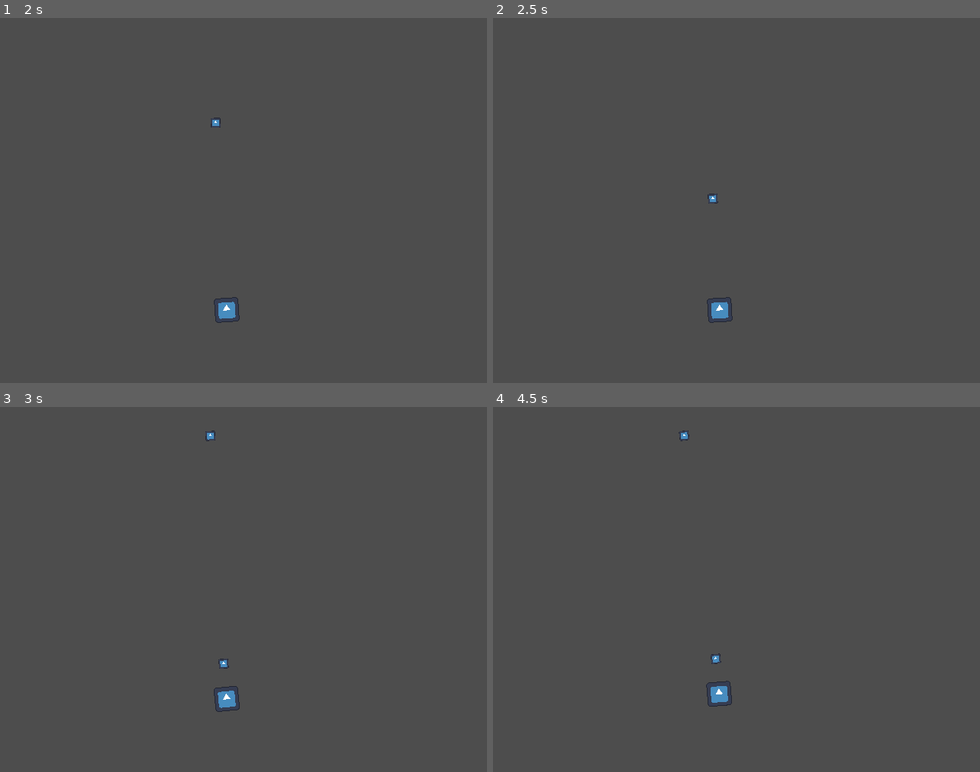
Above: before the commit, frames 1-4 (two rows, left to right).
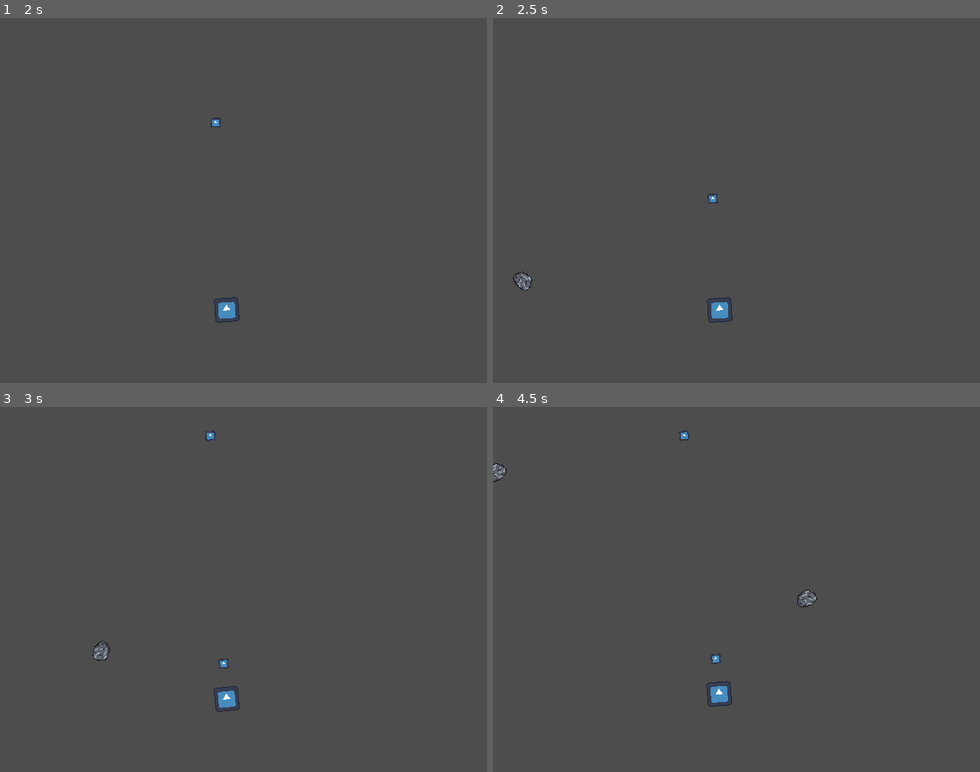
Above: after the commit, the same moments.

Repository: RageWolf/Cosmic-Order-Beginners-Jam-Winter-2024
Game: Godot game, scene res://src/asteroids.tscn
Same seed, same stepped clock (60 frames per second), same inputs: the game is played once before the commit and once after it. This scene is started directly instead of the project's main scene. The engine's default icon, where the game draws it, is replaced by a stand-in: a white triangle on a blue panel in a dark square.
Inputs:
- Up to frame 1 (2 s): tap Enter at 0.5 s; hold A (turn_right) 0.53-1.28 s; tap Space (shoot) at 0.6, 1.35 s; hold D (turn_left) from 1.28 s (still down)
- Up to frame 2 (2.5 s): release D (turn_left) at 2.03 s; hold A (turn_right) from 2.03 s (still down); tap Space (shoot) at 2.1 s
- Up to frame 3 (3 s): release A (turn_right) at 2.78 s; hold W (thrust) from 2.78 s (still down); tap Space (shoot) at 2.85 s
- Up to frame 4 (4.5 s): release W (thrust) at 3.53 s; hold D (turn_left) from 3.53 s (still down); tap Space (shoot) at 3.6, 4.35 s

Frame 1 is identical in both runs. In frame 2, 0.1% of the frame differs, in the area x 4-9%, y 69-75%; in frame 3, 0.1%; in frame 4, 0.2%, in the area x 0-67%, y 15-55%.

Commit message:
Random asteroid spawning

Diff:
--- /dev/null
+++ b/src/asteroid.gd
@@ -0,0 +1,14 @@
+extends Area2D
+class_name Asteroid
+
+@export var timer: Timer
+
+var velocity: Vector2
+var angular_velocity: float
+
+func _ready() -> void:
+	timer.timeout.connect(queue_free)
+
+func _process(delta: float) -> void:
+	position += velocity * delta
+	rotation += angular_velocity * delta
--- /dev/null
+++ b/src/asteroid.tscn
@@ -0,0 +1,21 @@
+[gd_scene load_steps=4 format=3 uid="uid://165e4hs8gjsx"]
+
+[ext_resource type="Texture2D" uid="uid://dehnl6dmt7tt1" path="res://PNG/asteroïd big.png" id="1_ixs4q"]
+[ext_resource type="Script" path="res://src/asteroid.gd" id="1_syfsk"]
+
+[sub_resource type="CircleShape2D" id="CircleShape2D_cbyjc"]
+radius = 9.0
+
+[node name="Asteroid" type="Area2D" node_paths=PackedStringArray("timer")]
+script = ExtResource("1_syfsk")
+timer = NodePath("MaxLifeTime")
+
+[node name="Sprite2D" type="Sprite2D" parent="."]
+texture = ExtResource("1_ixs4q")
+
+[node name="CollisionShape2D" type="CollisionShape2D" parent="."]
+shape = SubResource("CircleShape2D_cbyjc")
+
+[node name="MaxLifeTime" type="Timer" parent="."]
+wait_time = 30.0
+autostart = true
--- /dev/null
+++ b/src/asteroid_spawner.gd
@@ -0,0 +1,44 @@
+extends Node
+class_name AsteroidSpawner
+
+@export var asteroid_scene: PackedScene
+@export var spawn_rate: Timer
+
+@onready var viewport_size: Vector2 = get_viewport().get_visible_rect().size
+@onready var spawn_margin: float = 50.0
+
+func _ready() -> void:
+	spawn_rate.start()
+	spawn_rate.timeout.connect(on_spawn_rate_timeout)
+
+func on_spawn_rate_timeout() -> void:
+	var asteroid: Asteroid = asteroid_scene.instantiate()
+	get_parent().add_child(asteroid)
+
+	# Choose a random side (0: top, 1: right, 2: bottom, 3: left)
+	var side = randi() % 4
+	var spawn_pos = Vector2.ZERO
+
+	match side:
+		0: # Top
+			spawn_pos = Vector2(randf_range(0, viewport_size.x), -spawn_margin)
+		1: # Right
+			spawn_pos = Vector2(viewport_size.x + spawn_margin, randf_range(0, viewport_size.y))
+		2: # Bottom
+			spawn_pos = Vector2(randf_range(0, viewport_size.x), viewport_size.y + spawn_margin)
+		3: # Left
+			spawn_pos = Vector2(-spawn_margin, randf_range(0, viewport_size.y))
+
+	asteroid.position = spawn_pos
+
+	# Calculate direction towards center with some randomness
+	var direction = (viewport_size / 2 - spawn_pos).normalized()
+	direction = direction.rotated(randf_range(-PI / 4, PI / 4))
+
+	# Set random speed between 100 and 200
+	var speed = randf_range(100, 200)
+	asteroid.velocity = direction * speed
+
+	# Set random rotation
+	asteroid.rotation = randf_range(0, PI * 2)
+	asteroid.angular_velocity = randf_range(-PI, PI)
--- /dev/null
+++ b/src/asteroid_spawner.tscn
@@ -0,0 +1,12 @@
+[gd_scene load_steps=3 format=3 uid="uid://c84ynauggy08x"]
+
+[ext_resource type="Script" path="res://src/asteroid_spawner.gd" id="1_or60n"]
+[ext_resource type="PackedScene" uid="uid://165e4hs8gjsx" path="res://src/asteroid.tscn" id="2_adlwh"]
+
+[node name="AsteroidSpawner" type="Node" node_paths=PackedStringArray("spawn_rate")]
+script = ExtResource("1_or60n")
+asteroid_scene = ExtResource("2_adlwh")
+spawn_rate = NodePath("SpawnRate")
+
+[node name="SpawnRate" type="Timer" parent="."]
+wait_time = 2.0
--- a/src/asteroids.tscn
+++ b/src/asteroids.tscn
@@ -1,6 +1,7 @@
-[gd_scene load_steps=2 format=3 uid="uid://d0u0p41h34jph"]
+[gd_scene load_steps=3 format=3 uid="uid://d0u0p41h34jph"]
 
 [ext_resource type="PackedScene" uid="uid://b5nujgcelpg6j" path="res://src/player_ship.tscn" id="1_j7hx1"]
+[ext_resource type="PackedScene" uid="uid://c84ynauggy08x" path="res://src/asteroid_spawner.tscn" id="2_jud8f"]
 
 [node name="Asteroids" type="Node2D"]
 
@@ -8,3 +9,5 @@
 position = Vector2(298, 384)
 linear_damp = 0.5
 turn_speed = 40.0
+
+[node name="AsteroidSpawner" parent="." instance=ExtResource("2_jud8f")]
